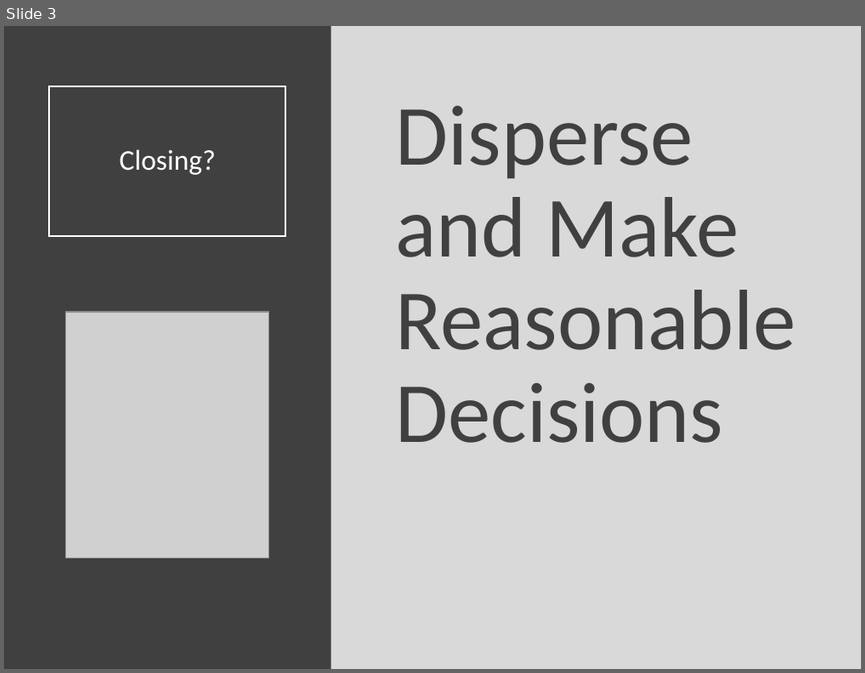
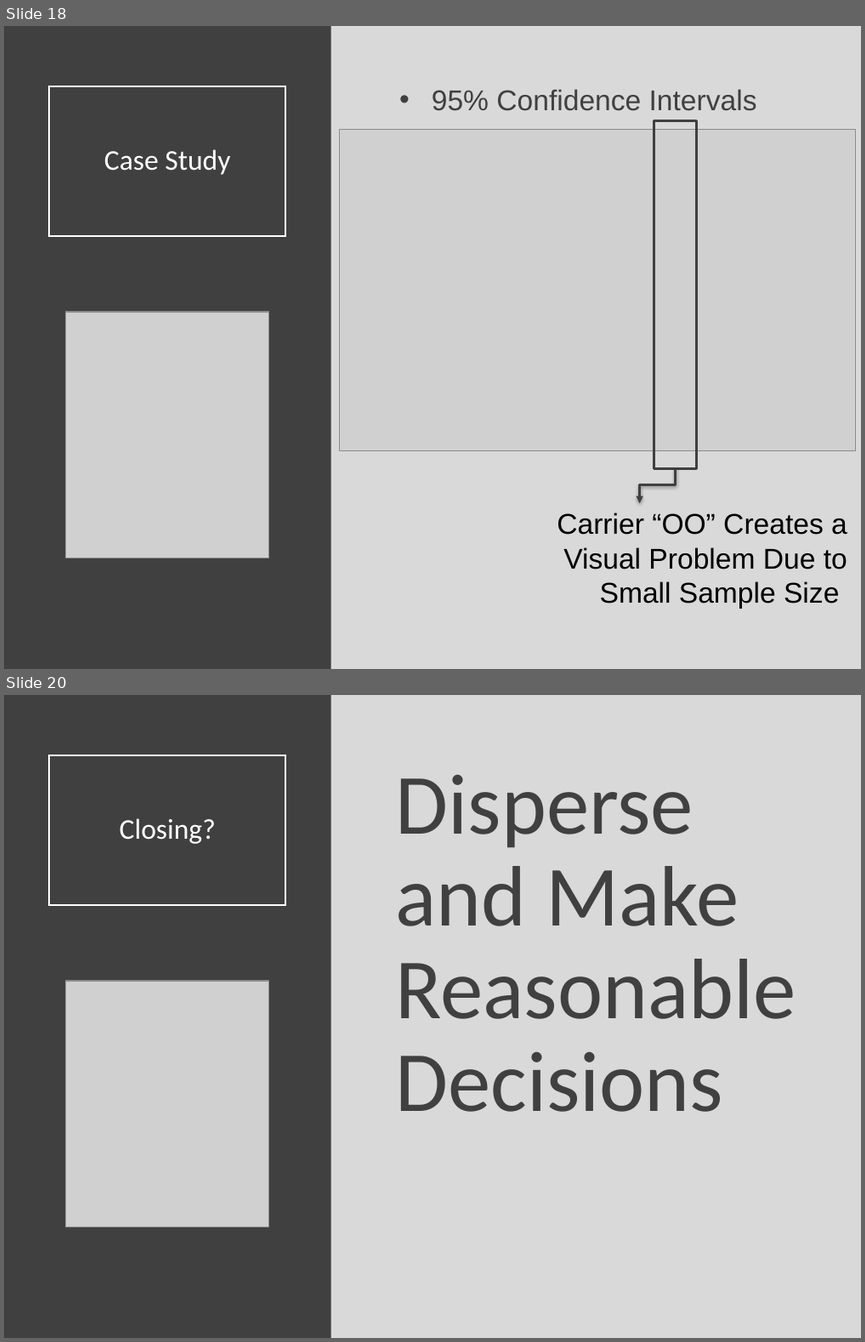
Before and after one commit to Yixf-Self/STOR320_WEBSITE, a slide deck: Lecture/Lecture 6/Lecture 6.pptx. Shown one above the other, each under a label of ours: slide 3 before the commit, slides 18 and 20 after it; the slides between them are not shown. The pictures are 865x673 and 865x1342 pixels, drawn with LibreOffice and Linux fonts; fonts in the diff are those of the drawing; grey boxes stand for pictures. Boxes give left, top, right and bottom in pixels: in the first picture for what was removed or moved away, otherwise in the second. Text is boxed around its words. In the diff, an @@ line names an element or a change of style, - is before the commit and + after.

```diff
--- a/Lecture/Lecture 6/Lecture 6.pptx
+++ b/Lecture/Lecture 6/Lecture 6.pptx
@@ slide 18 added at (4,26,861,669), background #D9D9D9 @@
@@ rectangle added at (4,26,331,669), fill #404040 @@
@@ title added at (49,86,286,236), outline #FFFFFF 1.5 pt, 24 pt, text #FFFFFF @@
+Case Study
@@ text added at (432,89,757,111), 24 pt, text #404040 @@
+• 95% Confidence Intervals
@@ rectangle added at (653,120,696,468), outline #404040 2 pt @@
@@ picture added at (339,130,856,451) @@
@@ picture added at (66,312,268,557) @@
@@ elbow arrow added from (675, 467) to (640, 503), #404040 2 pt @@
@@ text added at (556,512,847,608), 24 pt, text #000000 @@
+Carrier “OO” Creates a Visual Problem Due to Small Sample Size
@@ what was slide 3 is now slide 20 @@
```
Also in this commit, not shown: 1 slide changed, 16 other slides added, 6 other files.
